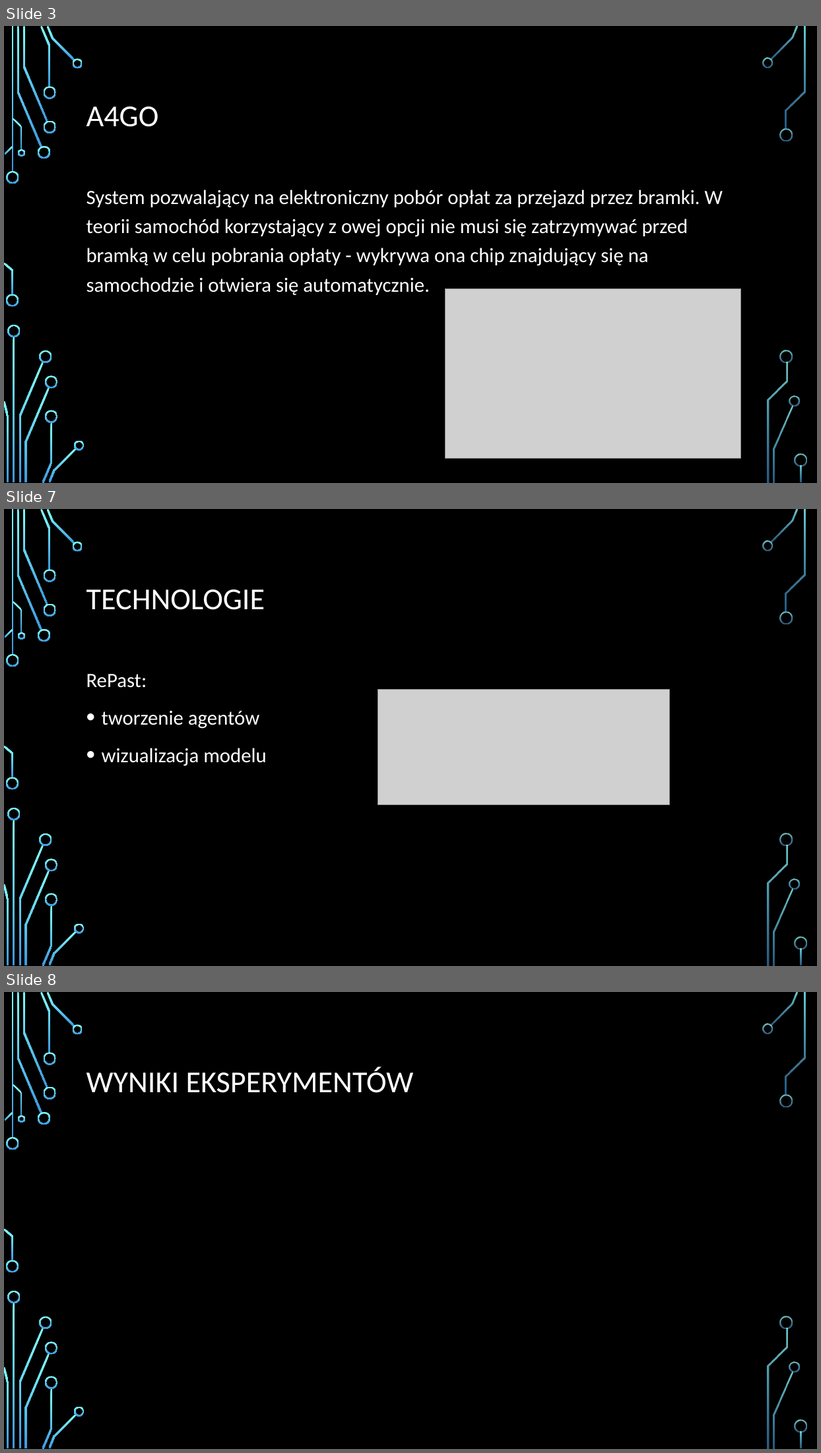
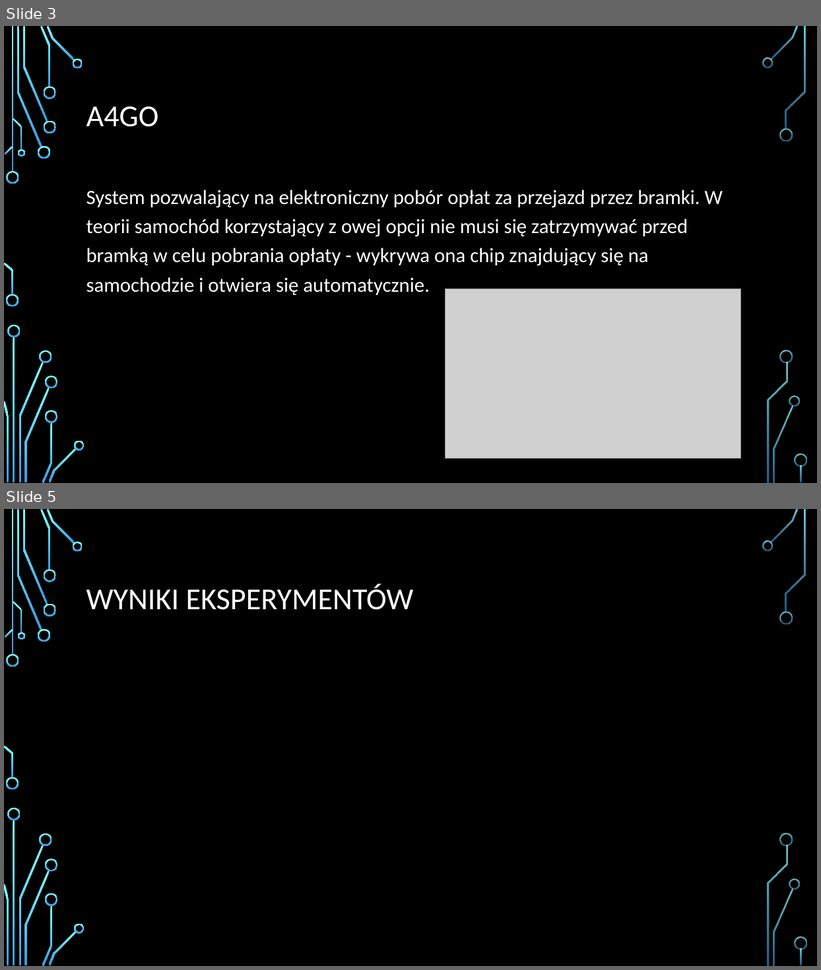
Before and after one commit to zurus93/ExpresswaySimulation, a slide deck: ExpresswaySimulation/doc/Prezentacja_finalna.pptx. Shown one above the other, each under a label of ours: slides 3, 7 and 8 before the commit, slides 3 and 5 after it; the slides between them are not shown. The pictures are 821x1453 and 821x970 pixels, drawn with LibreOffice and Linux fonts; fonts in the diff are those of the drawing; grey boxes stand for pictures; background and template pictures are left out. Boxes give left, top, right and bottom in pixels: in the first picture for what was removed or moved away, otherwise in the second. Text is boxed around its words. In the diff, an @@ line names an element or a change of style, - is before the commit and + after.

```diff
--- a/ExpresswaySimulation/doc/Prezentacja_finalna.pptx
+++ b/ExpresswaySimulation/doc/Prezentacja_finalna.pptx
@@ slide 7 removed at box(4, 509, 817, 966), background picture (left out); not listed: 36 template elements that a slide beside it also shows @@
@@ title removed at box(86, 590, 265, 610) @@
-TECHNOLOGIE
@@ text removed at box(86, 674, 267, 766) @@
-RePast:
-• tworzenie agentów
-• wizualizacja modelu
@@ picture removed at box(378, 690, 669, 805) @@
@@ what was slide 8 is now slide 5 @@
```
Also in this commit, not shown: 2 slides changed, 19 slides added, 3 other slides removed, 28 other files.
